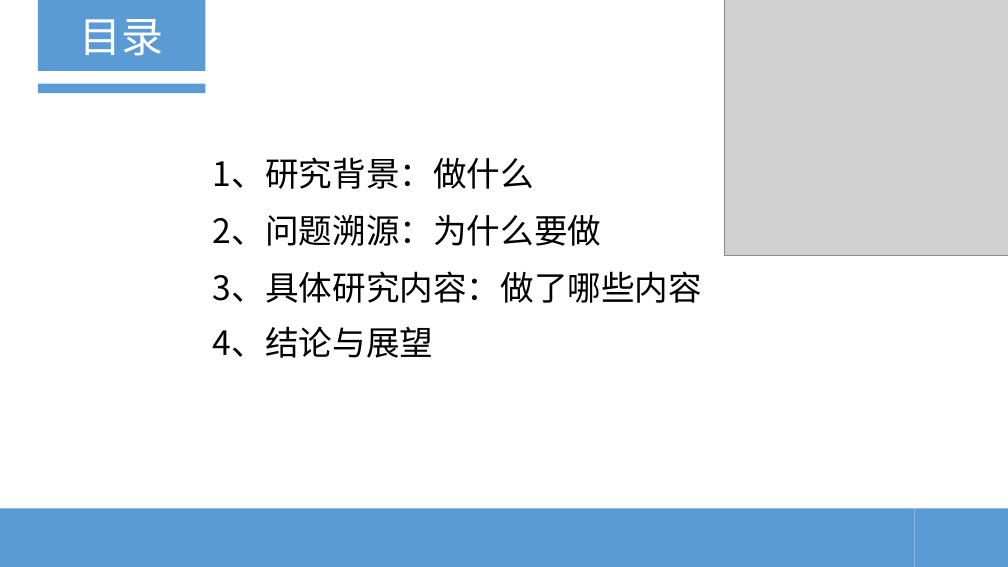
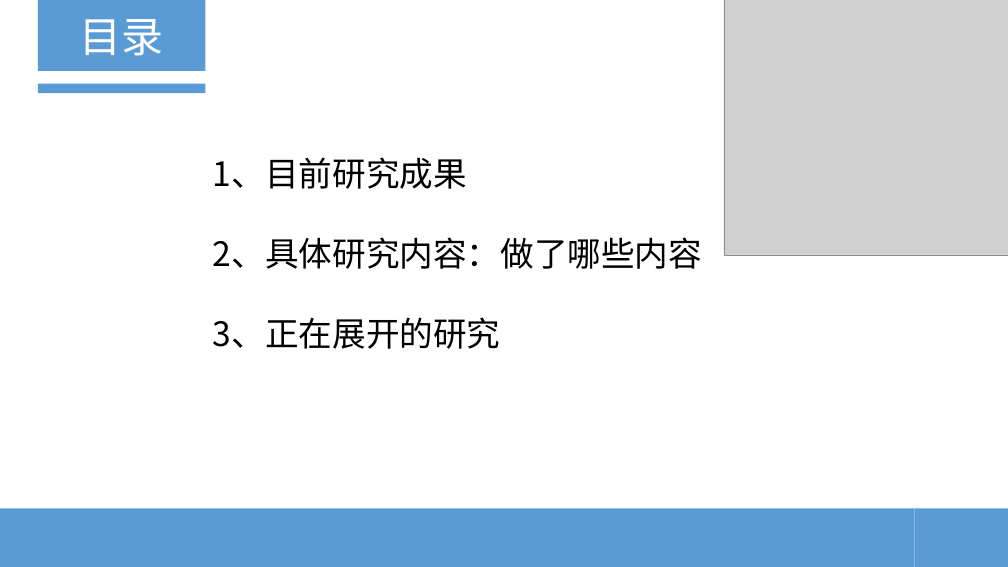
Before and after one commit to yangkaigithub/scada-task, a slide deck: slide 2 of 文档/毕设答辩.ppt. Drawn at 1008x567 pixels with LibreOffice and Linux fonts; fonts in the diff are those of the drawing; grey boxes stand for pictures. Boxes give left, top, right and bottom in pixels: in the first picture for what was removed or moved away, otherwise in the second. Text is boxed around its words. In the diff, an @@ line names an element or a change of style, - is before the commit and + after.

Commit message:
10点23分

```diff
--- a/文档/毕设答辩.ppt
+++ b/文档/毕设答辩.ppt
@@ text at box(213, 157, 467, 189): text changed @@
-1、研究背景：做什么
+1、目前研究成果
@@ text at box(213, 237, 702, 269): text changed @@
-3、具体研究内容：做了哪些内容
+2、具体研究内容：做了哪些内容
@@ text at box(213, 317, 501, 349): text changed @@
-2、问题溯源：为什么要做
+3、正在展开的研究
@@ text removed at box(213, 326, 433, 358) @@
-4、结论与展望
```
Also in this commit, not shown: 1 other slide changed, 1 slide removed.
